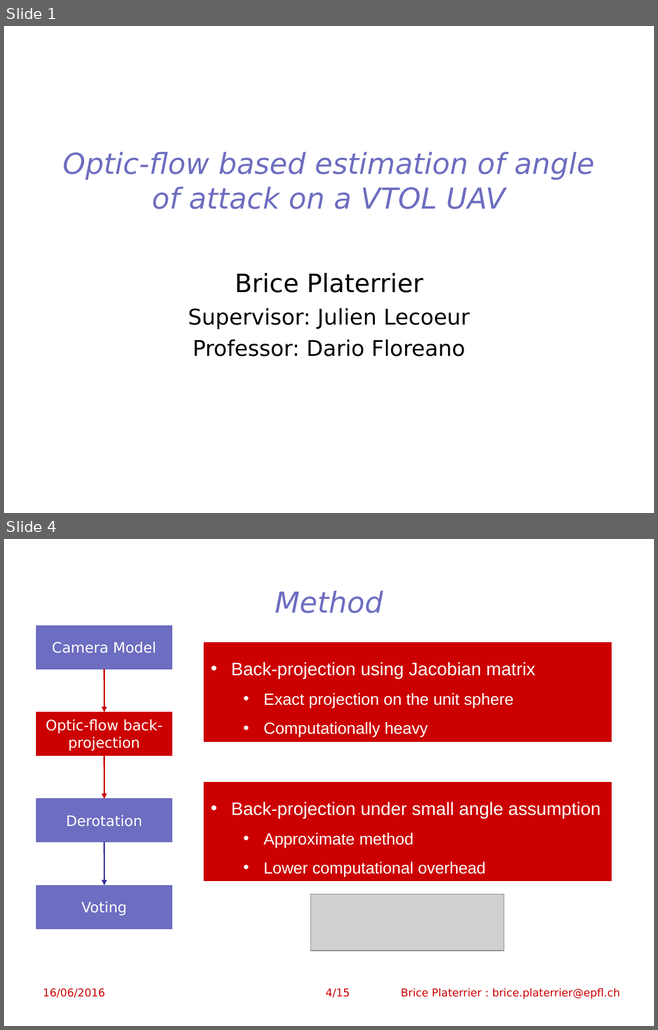
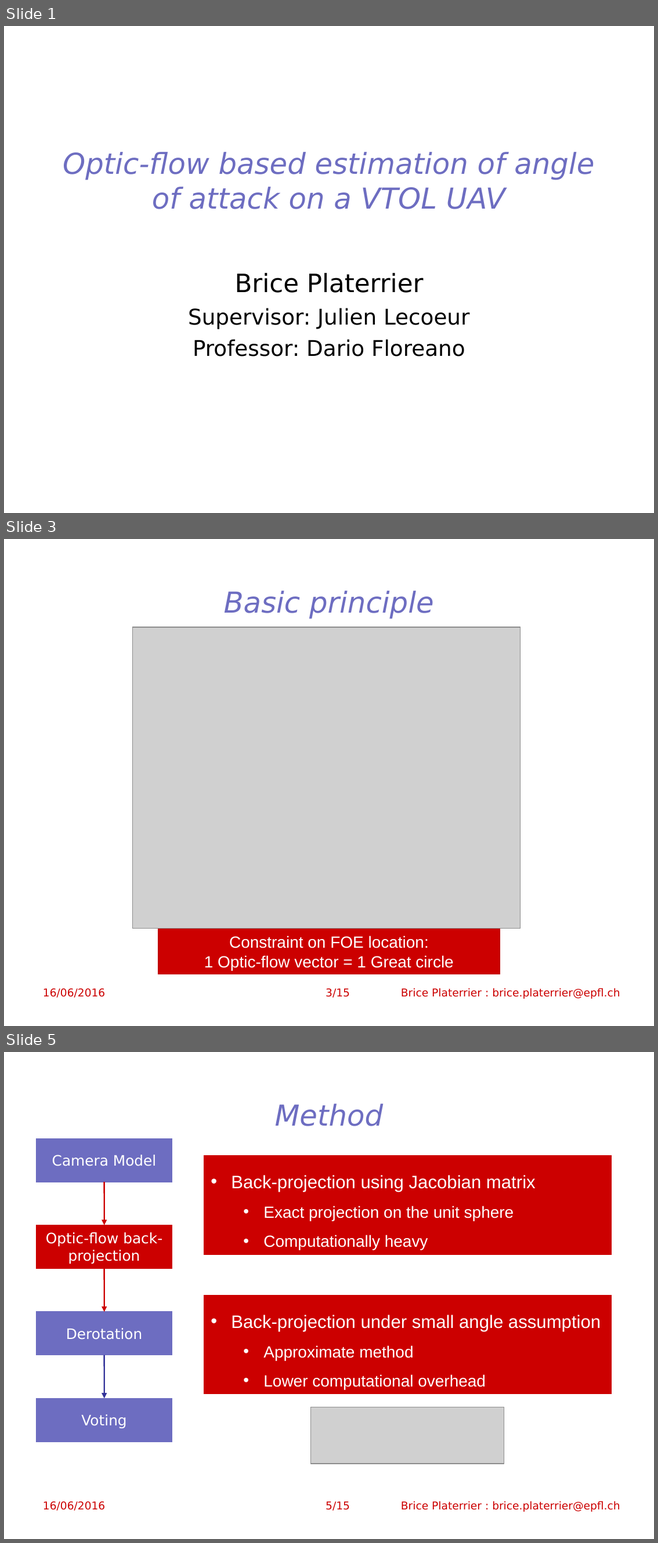
Before and after one commit to lis-epfl/Flow, a slide deck: presentation/lis_final_presentation.ppt. Shown one above the other, each under a label of ours: slides 1 and 4 before the commit, slides 1, 3 and 5 after it; the slides between them are not shown. The pictures are 658x1030 and 658x1543 pixels, drawn with LibreOffice and Linux fonts; fonts in the diff are those of the drawing; grey boxes stand for pictures; background and template pictures are left out. Boxes give left, top, right and bottom in pixels: in the first picture for what was removed or moved away, otherwise in the second. Text is boxed around its words. In the diff, an @@ line names an element or a change of style, - is before the commit and + after.

```diff
--- a/presentation/lis_final_presentation.ppt
+++ b/presentation/lis_final_presentation.ppt
@@ slide 3 added at <box>4,539,654,1026</box>, background #FFFFFF; not listed: 2 template elements that a slide beside it also shows @@
@@ title added at <box>224,591,434,619</box>, 32 pt, text #6D6DC1, italic @@
+Basic principle
@@ picture added at <box>133,627,520,929</box> @@
@@ rectangle added at <box>159,929,500,974</box>, fill #CC0000, outline #C00000 0.74 pt, 18 pt, text #FFFFFF @@
+Constraint on FOE location:
+1 Optic-flow vector = 1 Great circle
@@ text added at <box>401,988,619,999</box>, 12 pt, text #CC0000 @@
+Brice Platerrier : brice.platerrier@epfl.ch
@@ what was slide 4 is now slide 5 @@
@@ page number at <box>325,1501,350,1511</box>: text changed @@
-4/15
+5/15
```
Also in this commit, not shown: 6 slides changed, 1 other slide added, 2 other files.
